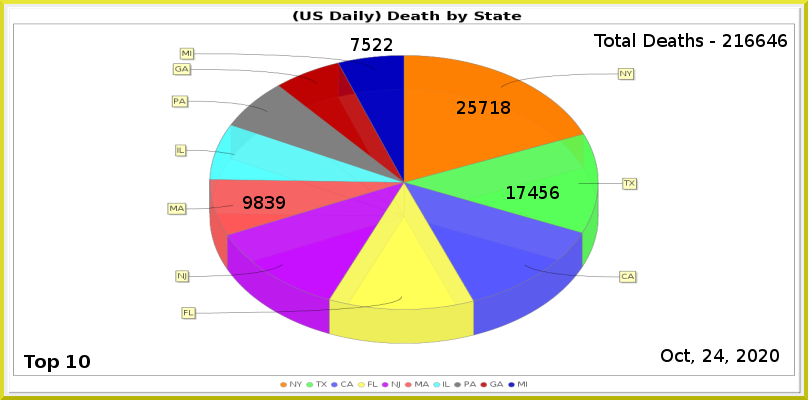
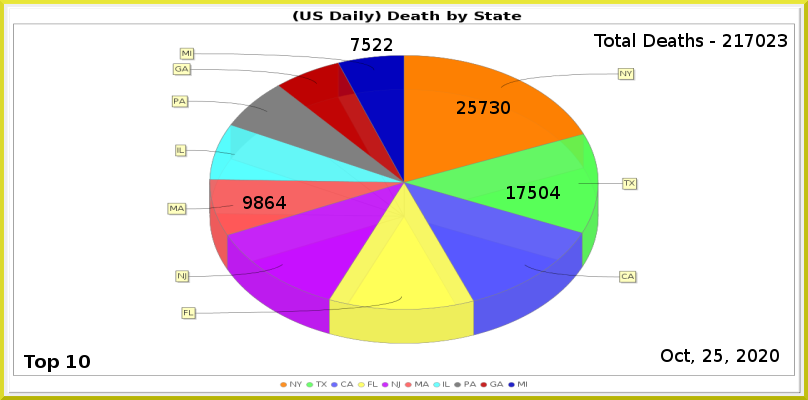
Layers edited between the first and the second (808, 400) image:
painted on "6" over bbox(265, 196, 286, 209)
painted on "2" over bbox(528, 186, 560, 199)
painted on "1" over bbox(490, 101, 510, 114)
renamed "Total Deaths - 216646" to "Total Deaths - 217023", painted on it over bbox(745, 34, 787, 47)
painted on "Current Date" over bbox(714, 349, 724, 362)
